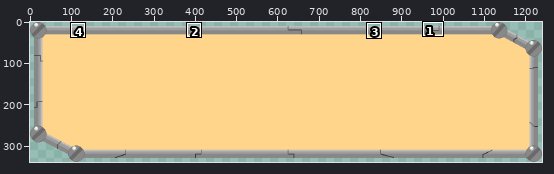
Pixel-art file -- graphics_inherent/Text_Box_001.aseprite. The picture above shows the old version from afar; the outline marks the close-up.
Close-up. Earlier state:
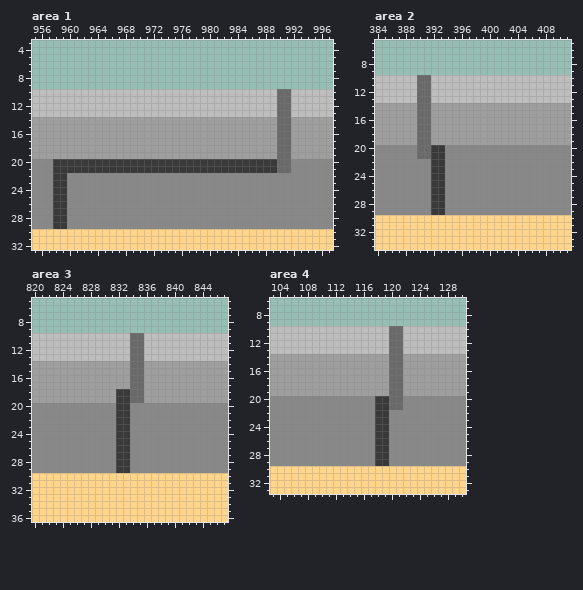
1240x340 pixels, 1 frame. Shown: area 1: x 955..997, y 3..32; area 2: x 384..411, y 5..34; area 3: x 820..847, y 5..36; area 4: x 103..130, y 6..33. The commit also changed other parts of the picture, which this record leaves out.
After:
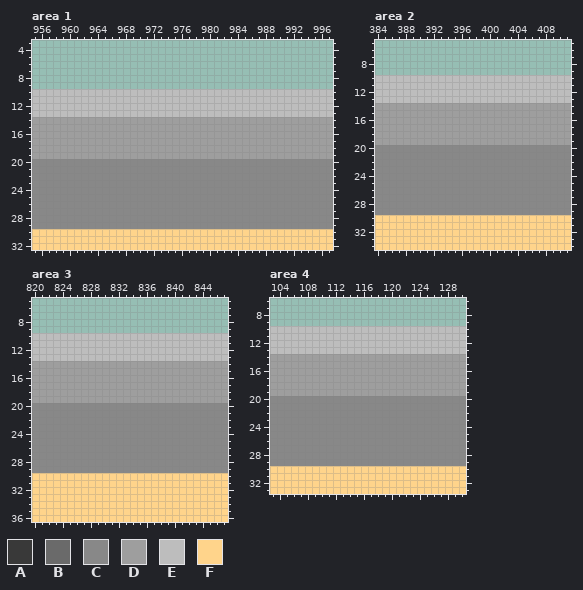
Palette (. is transparent): A #393939  B #6a6a6a  C #888888  D #9e9e9e  E #bdbdbd  F #ffd48b
The edit:
Changed rows in their new state; - is an unchanged pixel.
Area 1, layer "Layer 2":
first column x 958:
10 --------------------------------EE
11 --------------------------------EE
12 --------------------------------EE
13 --------------------------------EE
14 --------------------------------DD
15 --------------------------------DD
16 --------------------------------DD
17 --------------------------------DD
18 --------------------------------DD
19 --------------------------------DD
20 CCCCCCCCCCCCCCCCCCCCCCCCCCCCCCCCCC
21 CCCCCCCCCCCCCCCCCCCCCCCCCCCCCCCCCC
22 CC--------------------------------
23 CC--------------------------------
24 CC--------------------------------
25 CC--------------------------------
26 CC--------------------------------
27 CC--------------------------------
28 CC--------------------------------
29 CC--------------------------------
Area 2, layer "Layer 2":
first column x 390:
10 EE--
11 EE--
12 EE--
13 EE--
14 DD--
15 DD--
16 DD--
17 DD--
18 DD--
19 DD--
20 CCCC
21 CCCC
22 --CC
23 --CC
24 --CC
25 --CC
26 --CC
27 --CC
28 --CC
29 --CC
Area 3, layer "Layer 2":
first column x 832:
10 --EE
11 --EE
12 --EE
13 --EE
14 --DD
15 --DD
16 --DD
17 --DD
18 DDDD
19 DDDD
20 CC--
21 CC--
22 CC--
23 CC--
24 CC--
25 CC--
26 CC--
27 CC--
28 CC--
29 CC--
Area 4, layer "Layer 2":
first column x 118:
10 --EE
11 --EE
12 --EE
13 --EE
14 --DD
15 --DD
16 --DD
17 --DD
18 --DD
19 --DD
20 CCCC
21 CCCC
22 CC--
23 CC--
24 CC--
25 CC--
26 CC--
27 CC--
28 CC--
29 CC--
